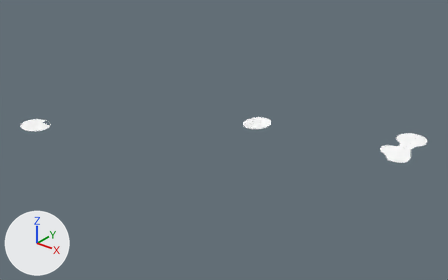
Two versions of the Blender file Editing Files/pull togethers.blend, one commit apart.
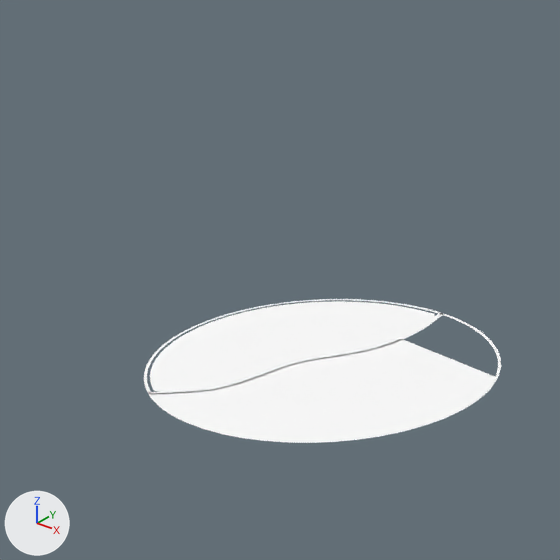
The first picture shows the older version from a 50 mm camera at (8.74, -5.24, 4.14) aimed at (3.25, 1.62, -0.11). The close-ups show both versions on the part from 2% to 12% of the width and 33% to 50% of the height of that picture; other places that the commit changed are outside them. Lighting does not change. The marker at lower left points along +X, +Y and +Z.

Script lines for the objects in view, before the commit:
```python
ob_curve_002 = bpy.data.objects.new('Curve.002', me_mesh)
ob_curve_002.location = (0.0, 0.0, 0.0)
ob_curve_002.scale = (9910.0, 9910.0, 9910.0)
ob_curve_003 = bpy.data.objects.new('Curve.003', cu_curve_003)
ob_curve_003.location = (0.0, 0.0, 0.0)
ob_curve_003.scale = (9910.0, 9910.0, 9910.0)
```
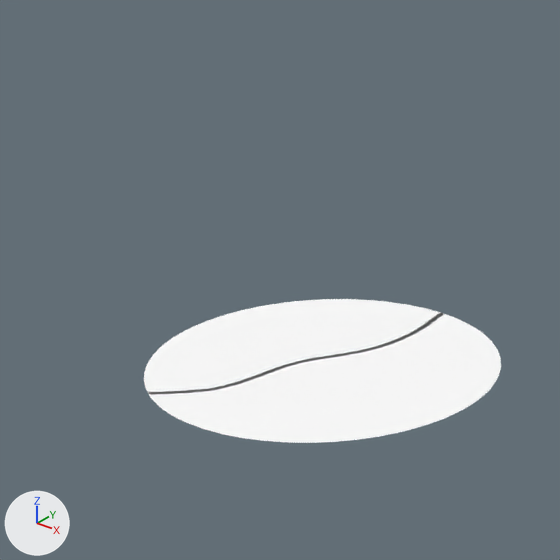
Changed parts and their boxes [x1, y1, x2, y2] in the close-ups (560 x 560 px; the box of a moved part takes in the faces that stretch with it):
'Curve.003', reshaped: [144, 299, 444, 395] in both
part 1 of me_mesh, moved or reshaped: before [431, 314, 481, 333]; after [403, 313, 498, 376]

Patch to the scene script:
```diff
--- a/Editing Files/pull togethers.blend.py
+++ b/Editing Files/pull togethers.blend.py
@@ me_mesh @@
 # used by ob_curve_002; location = (0.0, 0.0, 0.0); scale = (9910.0, 9910.0, 9910.0)
-me_mesh.from_pydata(...)  # 264 vertices, 326 faces; spans x 0.000057..0.000096, y -0.000024..0.00002, z 0.0
+me_mesh.from_pydata(...)  # 241 vertices, 318 faces; spans x 0.000057..0.000096, y -0.000024..0.00002, z 0.0
+# me_mesh part 1
+# 24 vertices are removed from x 0.000067..0.000073, y 0.000018..0.00002, z 0.0
+# 40 faces are deleted
+# 1 vertex moves within x 0.000067, y 0.000019, z 0.0
+# 1 vertex is added at (0.000073, 0.000019, 0.0)
+# 32 new faces join them
 me_mesh.materials.append(mat_svgmat_003)
@@ me_mesh_001 @@
+me_mesh_001.from_pydata(...)  # 180 vertices, 232 faces; spans x 0.000043..0.00007, y -0.000022..0.00002, z 0.0
+me_mesh_001.materials.append(mat_svgmat_004)  # white #ffffff
@@ ob_curve_003 @@
-ob_curve_003 = bpy.data.objects.new('Curve.003', cu_curve_003)
+ob_curve_003 = bpy.data.objects.new('Curve.003', me_mesh_001)
 ob_curve_003.location = (0.0, 0.0, 0.0)
```
